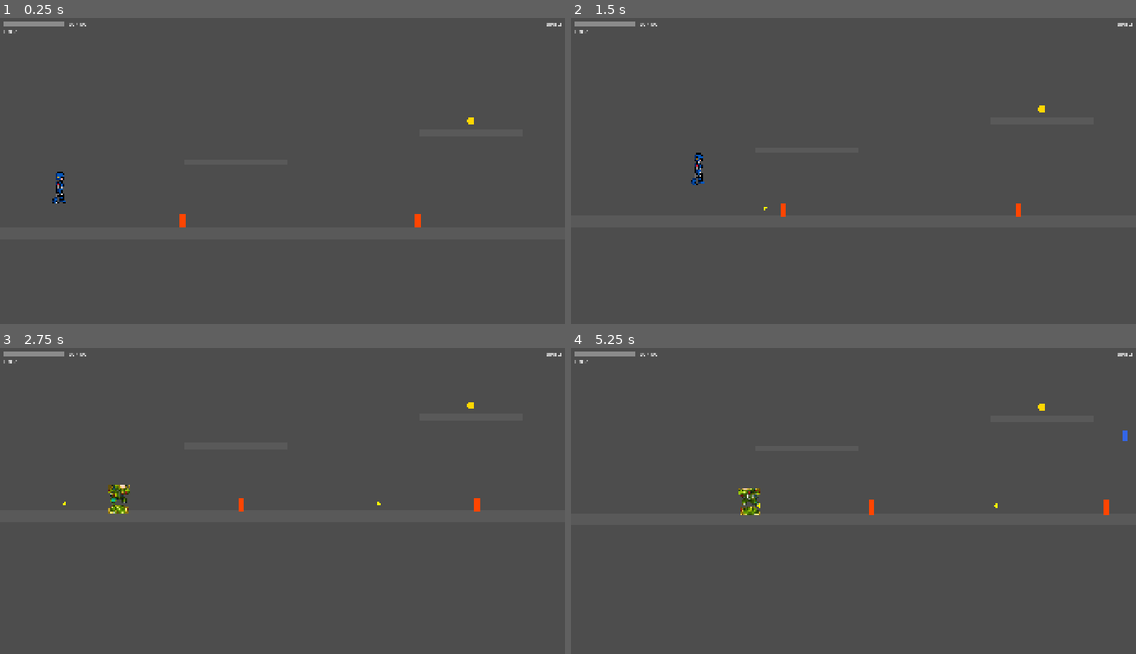
Above: before the commit, frames 1-4 (two rows, left to right).
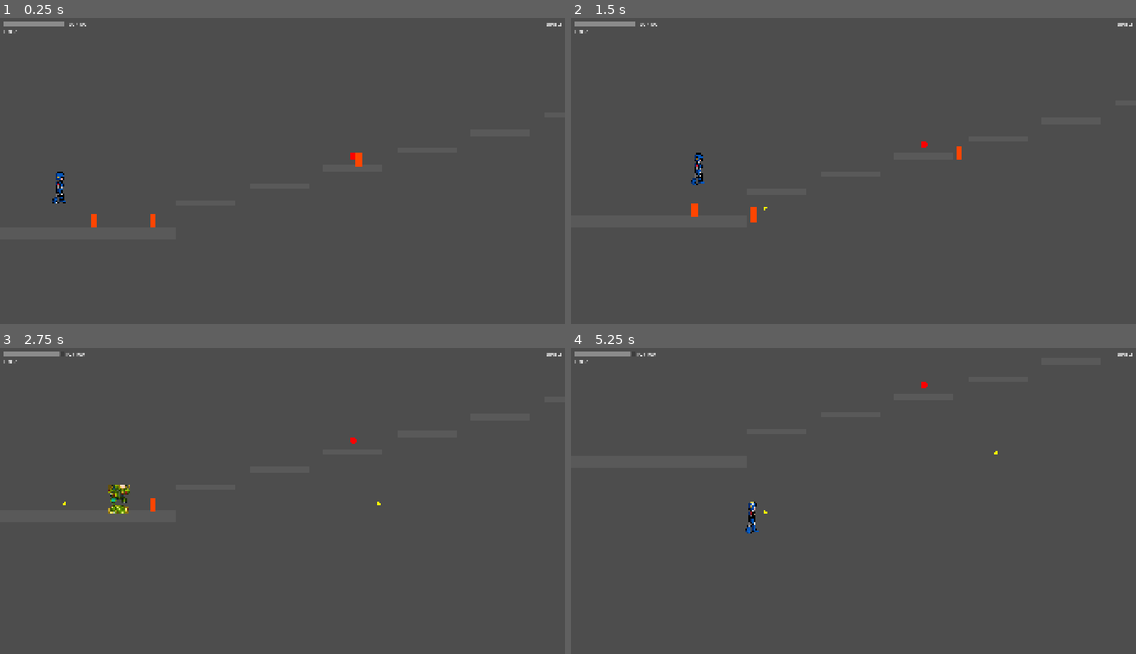
Above: after the commit, the same moments.

Repository: joaoramos00/NullvexGame
Game: Godot game, scene res://stages/stage_07/stage_07.tscn
The game is run twice, just before and just after one commit, with the same random seed, the same clock (stepped at 60 frames per second) and the same inputs. This scene is started directly instead of the project's main scene.
Inputs (mouse positions are in pixels of both pictures, inside the frame that each line leads up to):
- Up to frame 1 (0.25 s): no input
- Up to frame 2 (1.5 s): move the mouse to (977, 161) at 0.52 s; hold Right (move_right) from 0.53 s (still down); tap Z (attack) at 0.6 s; click (977, 161) at 0.67 s; tap Space (jump) at 0.77 s; move the mouse to (740, 192) at 1.27 s; tap X (dash) at 1.35 s
- Up to frame 3 (2.75 s): tap Space (jump) at 1.52 s; move the mouse to (339, 436) at 2.02 s; release Right (move_right) at 2.03 s; hold Left (move_left) from 2.03 s (still down); tap Z (attack) at 2.1 s
- Up to frame 4 (5.25 s): move the mouse to (825, 571) at 2.77 s; release Left (move_left) at 2.78 s; hold Right (move_right) 2.78-4.28 s; tap X (dash) at 2.85, 4.35 s; click (825, 571) at 2.92 s; tap Space (jump) at 3.02, 3.77, 4.52 s; move the mouse to (1023, 553) at 3.52 s; tap Z (attack) at 3.6, 5.1 s; move the mouse to (684, 458) at 4.27 s; hold Left (move_left) 4.28-5.03 s; move the mouse to (881, 507) at 5.02 s; hold Right (move_right) from 5.03 s (still down); click (881, 507) at 5.17 s

The runs differ from the first frame. In frame 1, 0.3% of the frame differs, in the area x 16-84%, y 32-69%; in frame 2, 0.3%; in frame 3, 0.2%; in frame 4, 0.6%, in the area x 10-99%, y 1-61%.
Error in both runs: Invalid access to property or key 'body_entered' on a base object of type 'null instance'. (res://characters/enemies/enemy_base.gd:26)

Commit message:
feat: layout stage 07 - espiral ascendente (Luxar)

Diff:
--- a/stages/stage_07/stage_07.tscn
+++ b/stages/stage_07/stage_07.tscn
@@ -12,22 +12,50 @@
 [ext_resource type="PackedScene" uid="uid://enemy_base" path="res://characters/enemies/enemy_base.tscn" id="10_grunt"]
 [ext_resource type="PackedScene" uid="uid://enemy_flyer" path="res://characters/enemies/enemy_flyer.tscn" id="11_flyer"]
 
-[sub_resource type="RectangleShape2D" id="Floor"]
-size = Vector2(5400, 40)
+[sub_resource type="RectangleShape2D" id="FloorStart"]
+size = Vector2(600, 40)
 
-[sub_resource type="RectangleShape2D" id="PA"]
-size = Vector2(350, 20)
+[sub_resource type="RectangleShape2D" id="Arena"]
+size = Vector2(1400, 40)
 
-[sub_resource type="RectangleShape2D" id="PB"]
-size = Vector2(350, 20)
+[sub_resource type="RectangleShape2D" id="SP1"]
+size = Vector2(200, 20)
 
-[sub_resource type="RectangleShape2D" id="PC"]
-size = Vector2(350, 20)
+[sub_resource type="RectangleShape2D" id="SP2"]
+size = Vector2(200, 20)
 
-[sub_resource type="RectangleShape2D" id="PD"]
+[sub_resource type="RectangleShape2D" id="SP3"]
+size = Vector2(200, 20)
+
+[sub_resource type="RectangleShape2D" id="SP4"]
+size = Vector2(200, 20)
+
+[sub_resource type="RectangleShape2D" id="SP5"]
+size = Vector2(200, 20)
+
+[sub_resource type="RectangleShape2D" id="SP6"]
+size = Vector2(200, 20)
+
+[sub_resource type="RectangleShape2D" id="SP7"]
+size = Vector2(200, 20)
+
+[sub_resource type="RectangleShape2D" id="SP8"]
+size = Vector2(200, 20)
+
+[sub_resource type="RectangleShape2D" id="SP9"]
+size = Vector2(200, 20)
+
+[sub_resource type="RectangleShape2D" id="SP10"]
+size = Vector2(200, 20)
+
+[sub_resource type="RectangleShape2D" id="SP11"]
 size = Vector2(250, 20)
 
+[sub_resource type="RectangleShape2D" id="SP12"]
+size = Vector2(200, 20)
+
 [node name="Stage07" type="Node2D"]
+platform_color = Color(1.0, 0.85, 0.2, 1)
 script = ExtResource("1_script")
 
 [node name="PlayerSpawn" type="Node2D" parent="."]
@@ -36,77 +64,120 @@
 [node name="StageController" parent="." instance=ExtResource("2_sc")]
 
 [node name="Checkpoint1" parent="." instance=ExtResource("3_cp")]
-position = Vector2(2000, 490)
+position = Vector2(1700, 190)
 checkpoint_index = 1
 
 [node name="Checkpoint2" parent="." instance=ExtResource("3_cp")]
-position = Vector2(3800, 490)
+position = Vector2(3100, 180)
 checkpoint_index = 2
 
-[node name="Floor" type="StaticBody2D" parent="."]
-position = Vector2(2600, 560)
+[node name="FloorStart" type="StaticBody2D" parent="."]
+position = Vector2(300, 560)
+[node name="CollisionShape2D" type="CollisionShape2D" parent="FloorStart"]
+shape = SubResource("FloorStart")
 
-[node name="CollisionShape2D" type="CollisionShape2D" parent="Floor"]
-shape = SubResource("Floor")
+[node name="ArenaPlatform" type="StaticBody2D" parent="."]
+position = Vector2(4500, 220)
+[node name="CollisionShape2D" type="CollisionShape2D" parent="ArenaPlatform"]
+shape = SubResource("Arena")
 
-[node name="PlatformA" type="StaticBody2D" parent="."]
-position = Vector2(800, 320)
+[node name="SpiralPlat1" type="StaticBody2D" parent="."]
+position = Vector2(700, 460)
+[node name="CollisionShape2D" type="CollisionShape2D" parent="SpiralPlat1"]
+shape = SubResource("SP1")
 
-[node name="CollisionShape2D" type="CollisionShape2D" parent="PlatformA"]
-shape = SubResource("PA")
+[node name="SpiralPlat2" type="StaticBody2D" parent="."]
+position = Vector2(950, 400)
+[node name="CollisionShape2D" type="CollisionShape2D" parent="SpiralPlat2"]
+shape = SubResource("SP2")
 
-[node name="PlatformB" type="StaticBody2D" parent="."]
-position = Vector2(1600, 220)
+[node name="SpiralPlat3" type="StaticBody2D" parent="."]
+position = Vector2(1200, 340)
+[node name="CollisionShape2D" type="CollisionShape2D" parent="SpiralPlat3"]
+shape = SubResource("SP3")
 
-[node name="CollisionShape2D" type="CollisionShape2D" parent="PlatformB"]
-shape = SubResource("PB")
+[node name="SpiralPlat4" type="StaticBody2D" parent="."]
+position = Vector2(1450, 280)
+[node name="CollisionShape2D" type="CollisionShape2D" parent="SpiralPlat4"]
+shape = SubResource("SP4")
 
-[node name="PlatformC" type="StaticBody2D" parent="."]
-position = Vector2(2400, 320)
+[node name="SpiralPlat5" type="StaticBody2D" parent="."]
+position = Vector2(1700, 220)
+[node name="CollisionShape2D" type="CollisionShape2D" parent="SpiralPlat5"]
+shape = SubResource("SP5")
 
-[node name="CollisionShape2D" type="CollisionShape2D" parent="PlatformC"]
-shape = SubResource("PC")
+[node name="SpiralPlat6" type="StaticBody2D" parent="."]
+position = Vector2(1950, 160)
+[node name="CollisionShape2D" type="CollisionShape2D" parent="SpiralPlat6"]
+shape = SubResource("SP6")
 
-[node name="PlatformD" type="StaticBody2D" parent="."]
-position = Vector2(3300, 220)
+[node name="SpiralPlat7" type="StaticBody2D" parent="."]
+position = Vector2(2200, 100)
+[node name="CollisionShape2D" type="CollisionShape2D" parent="SpiralPlat7"]
+shape = SubResource("SP7")
 
-[node name="CollisionShape2D" type="CollisionShape2D" parent="PlatformD"]
-shape = SubResource("PD")
+[node name="SpiralPlat8" type="StaticBody2D" parent="."]
+position = Vector2(2500, 140)
+[node name="CollisionShape2D" type="CollisionShape2D" parent="SpiralPlat8"]
+shape = SubResource("SP8")
+
+[node name="SpiralPlat9" type="StaticBody2D" parent="."]
+position = Vector2(2800, 180)
+[node name="CollisionShape2D" type="CollisionShape2D" parent="SpiralPlat9"]
+shape = SubResource("SP9")
+
+[node name="SpiralPlat10" type="StaticBody2D" parent="."]
+position = Vector2(3100, 210)
+[node name="CollisionShape2D" type="CollisionShape2D" parent="SpiralPlat10"]
+shape = SubResource("SP10")
+
+[node name="SpiralPlat11" type="StaticBody2D" parent="."]
+position = Vector2(3400, 210)
+[node name="CollisionShape2D" type="CollisionShape2D" parent="SpiralPlat11"]
+shape = SubResource("SP11")
+
+[node name="SpiralPlat12" type="StaticBody2D" parent="."]
+position = Vector2(3750, 210)
+[node name="CollisionShape2D" type="CollisionShape2D" parent="SpiralPlat12"]
+shape = SubResource("SP12")
 
 [node name="Heart" parent="." instance=ExtResource("4_col")]
-position = Vector2(2400, 280)
+position = Vector2(1200, 300)
 stage_id = 7
 
 [node name="ArmorZaelLegs" parent="." instance=ExtResource("4_col")]
-position = Vector2(1600, 180)
+position = Vector2(2200, 60)
 collectible_type = 2
 armor_piece = "legs"
 
 [node name="WarAxeZara" parent="." instance=ExtResource("4_col")]
-position = Vector2(3300, 180)
+position = Vector2(2800, 140)
 collectible_type = 5
 ability_id = "war_axe"
 
 [node name="Luxar" parent="." instance=ExtResource("9_boss")]
-position = Vector2(4600, 400)
-arena_left = 4100.0
-arena_right = 5100.0
-arena_floor = 540.0
+position = Vector2(4600, 170)
+arena_left = 3800.0
+arena_right = 5200.0
+arena_floor = 200.0
 
 [node name="Grunt1" parent="." instance=ExtResource("10_grunt")]
-position = Vector2(600, 490)
+position = Vector2(300, 490)
 
 [node name="Grunt2" parent="." instance=ExtResource("10_grunt")]
-position = Vector2(1400, 490)
+position = Vector2(500, 490)
 
 [node name="Grunt3" parent="." instance=ExtResource("10_grunt")]
-position = Vector2(2500, 490)
+position = Vector2(1200, 310)
 
 [node name="Grunt4" parent="." instance=ExtResource("10_grunt")]
-position = Vector2(3500, 490)
+position = Vector2(3100, 180)
 
 [node name="Flyer1" parent="." instance=ExtResource("11_flyer")]
-position = Vector2(2000, 280)
+position = Vector2(2100, 80)
+
+[node name="Flyer2" parent="." instance=ExtResource("11_flyer")]
+position = Vector2(2600, 120)
 
 [node name="HUD" parent="." instance=ExtResource("5_hud")]
 [node name="PauseMenu" parent="." instance=ExtResource("6_pause")]
